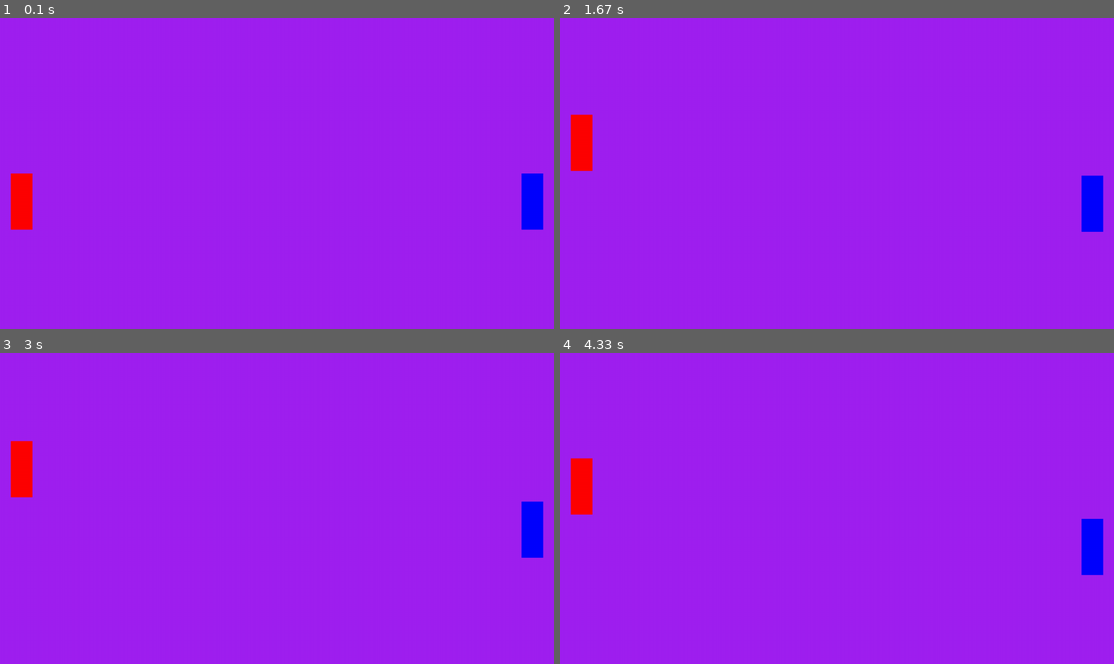
Above: before the commit, frames 1-4 (two rows, left to right).
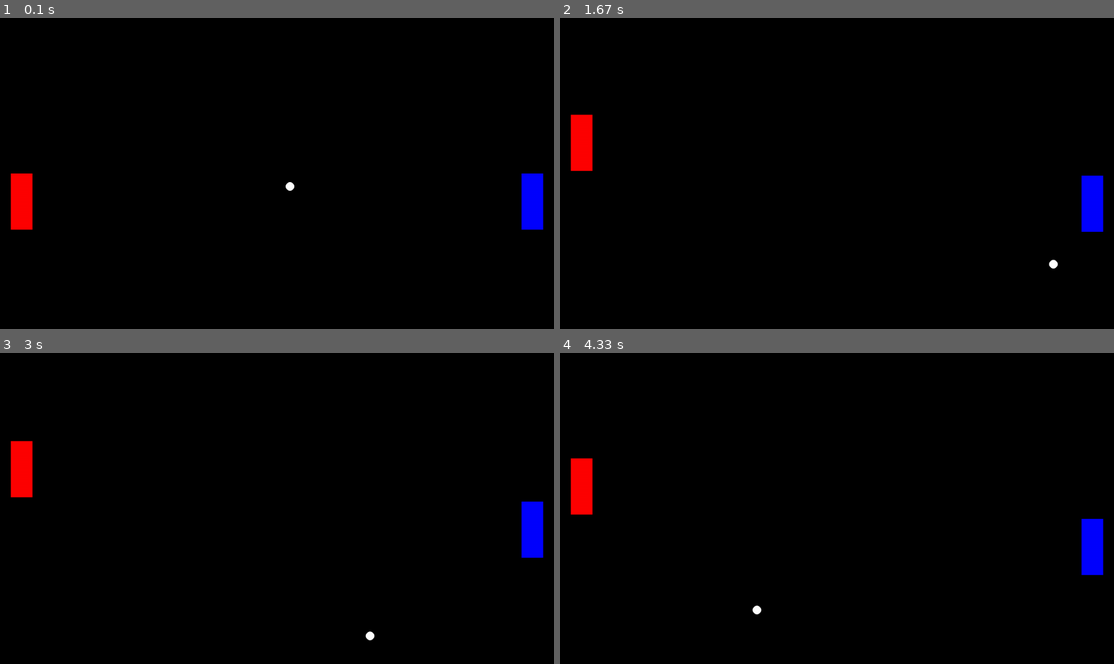
Above: after the commit, the same moments.

Repository: lambo-n/thecoderschool-pygames
Game: pygame game, started from pong.py
Two runs of this game, one before a commit and one after it. Both use one fixed random seed, a clock stepped at 60 frames per second and the inputs below.
Inputs:
- Up to frame 1 (0.1 s): no input
- Up to frame 2 (1.67 s): hold W 0.33-0.8 s; hold S 0.83-1.13 s; hold Down 0.83-1.13 s; hold W 1.17-1.53 s; hold Up 1.17-1.53 s; hold S from 1.57 s (still down); hold Down from 1.57 s (still down)
- Up to frame 3 (3 s): release S at 1.93 s; release Down at 1.93 s; hold W 1.97-2.27 s; hold Up 1.97-2.27 s; hold S 2.3-2.6 s; hold Down 2.3-2.6 s; hold W from 2.63 s (still down); hold Up from 2.63 s (still down)
- Up to frame 4 (4.33 s): release W at 3 s; release Up at 3 s; hold S 3.03-3.4 s; hold Down 3.03-3.4 s; hold W 3.43-3.73 s; hold Up 3.43-3.73 s; hold S 3.77-4.07 s; hold Down 3.77-4.07 s; hold W from 4.1 s (still down); hold Up from 4.1 s (still down)

The runs differ from the first frame. In frame 1, 99% of the frame differs, in the area x 0-100%, y 0-100%; in frame 2, 99%; in frame 3, 99%; in frame 4, 99%.

Commit message:
david 2/20

Diff:
--- /dev/null
+++ b/catcher.py
@@ -0,0 +1,151 @@
+# Example file showing a circle moving on screen
+from random import randint
+import pygame
+
+# pygame setup
+pygame.init()
+screen = pygame.display.set_mode((1280, 720))
+clock = pygame.time.Clock()
+running = True
+dt = 0
+
+player_pos = pygame.Vector2(screen.get_width() / 2, screen.get_height() - 200)
+
+playerImage = pygame.image.load("assets/digdug.png").convert_alpha()
+playerImage = pygame.transform.scale(playerImage, (100, 100))
+
+soda_pos = pygame.Vector2(screen.get_width() / 2, -50)
+sodaImage = pygame.image.load("assets/bomb.png").convert_alpha()
+sodaImage = pygame.transform.scale(sodaImage, (50, 50))
+
+points = 0
+
+font = pygame.font.SysFont(None, 40)
+
+while running:
+    # poll for events
+    # pygame.QUIT event means the user clicked X to close your window
+    for event in pygame.event.get():
+        if event.type == pygame.QUIT:
+            running = False
+
+    # fill the screen with a color to wipe away anything from last frame
+    screen.fill("blue")
+
+    playerRect = playerImage.get_rect(center=player_pos)
+    screen.blit(playerImage, playerRect)
+
+    sodaRect = sodaImage.get_rect(center=soda_pos)
+    screen.blit(sodaImage, sodaRect)
+
+    soda_pos.y += 10
+
+    if playerRect.colliderect(sodaRect):
+        soda_pos.y = -50
+        soda_pos.x = randint(0, screen.get_width())
+        points += 1
+
+    pointText = font.render(str(points), True, (255, 255, 255))
+    screen.blit(pointText, (50, 50))
+
+    if soda_pos.y > screen.get_height():
+        soda_pos.y = -50
+        soda_pos.x = randint(0, screen.get_width())
+
+
+    keys = pygame.key.get_pressed()
+
+    if keys[pygame.K_a]:
+        player_pos.x -= 300 * dt
+    if keys[pygame.K_d]:
+        player_pos.x += 300 * dt
+
+    # flip() the display to put your work on screen
+    pygame.display.flip()
+
+    # limits FPS to 60
+    # dt is delta time in seconds since last frame, used for framerate-
+    # independent physics.
+    dt = clock.tick(60) / 1000
+
+pygame.quit()
+
+
+
+# # from processing import*
+# from random import*
+
+# def setup():
+#  size(500,500)
+
+#  global appleY
+#  appleY = 0
+
+#  global appleX
+#  appleX = 190
+
+#  global playerX, score
+#  playerX = 190
+#  score = 0
+
+
+
+#  global cippertsprite
+#  cippertsprite = loadImage("cippertsprite.png")
+
+#  global applesprite
+#  applesprite = loadImage("fuzzsprite.png")
+
+# def draw ():
+#   background (0,0,225)
+
+
+#   global appleY, appleX, playerX
+
+#   global cippertsprite
+#   image(cippertsprite,playerX,400,50,50)
+
+#   global applesprite
+#   image(applesprite,appleX,appleY,50,50)
+#   print(appleY)
+#   appleY = appleY + 5
+#   #appleY = 5
+
+#   if appleY > 500:
+#     appleY = 0
+#     appleX = randint (0,300)
+
+#   display()
+#   collision()
+
+
+#   if keyPressed:
+#     if key =="a":
+#      playerX -= 8
+#     if key == "d":
+#      playerX += 8
+
+# def display():
+#   global score
+
+
+
+
+#   fill(255,255,255)
+#   textSize(20)
+#   displayText = "Score: " + str(score)
+#   text(displayText,12,20)
+
+# def collision():
+#  global playerX, appleX, appleY, score
+#  playerY = 400
+
+#  if playerX -10 <= appleX <= playerX + 60 and playerY <= appleY <= playerY + 50:
+#    print("chaught")
+#    score += 1
+#    appleY = 0
+#    appleX = randint (0,300)
+
+
+
+# run()
--- /dev/null
+++ b/pewpewSimulator.py
@@ -0,0 +1,46 @@
+# Example file showing a circle moving on screen
+import pygame
+
+# pygame setup
+pygame.init()
+screen = pygame.display.set_mode((1280, 720))
+clock = pygame.time.Clock()
+running = True
+dt = 0
+
+player_pos = pygame.Vector2(screen.get_width() / 2, screen.get_height() / 2)
+
+blasterBoyImage = pygame.image.load("assets/blasterboy.png").convert_alpha()
+
+while running:
+    # poll for events
+    # pygame.QUIT event means the user clicked X to close your window
+    for event in pygame.event.get():
+        if event.type == pygame.QUIT:
+            running = False
+
+    # fill the screen with a color to wipe away anything from last frame
+    screen.fill("purple")
+
+    blasterBoyRect = blasterBoyImage.get_rect(center=player_pos)
+    screen.blit(blasterBoyImage, blasterBoyRect)
+
+    keys = pygame.key.get_pressed()
+    if keys[pygame.K_w]:
+        player_pos.y -= 300 * dt
+    if keys[pygame.K_s]:
+        player_pos.y += 300 * dt
+    if keys[pygame.K_a]:
+        player_pos.x -= 300 * dt
+    if keys[pygame.K_d]:
+        player_pos.x += 300 * dt
+
+    # flip() the display to put your work on screen
+    pygame.display.flip()
+
+    # limits FPS to 60
+    # dt is delta time in seconds since last frame, used for framerate-
+    # independent physics.
+    dt = clock.tick(60) / 1000
+
+pygame.quit()
--- a/pong.py
+++ b/pong.py
@@ -10,6 +10,10 @@
 
 player1_pos = pygame.Vector2(25, screen.get_height() / 2)
 player2_pos = pygame.Vector2(screen.get_width() - 75, screen.get_height() / 2)
+ball_pos = pygame.Vector2(screen.get_width() / 2, screen.get_height() / 2)
+ballSpeedX = 5
+ballSpeedY = 5
+
 
 while running:
     # poll for events
@@ -19,10 +23,37 @@
             running = False
 
     # fill the screen with a color to wipe away anything from last frame
-    screen.fill("purple")
+    screen.fill("black")
 
-    pygame.draw.rect(screen, "red", (player1_pos.x, player1_pos.y, 50, 130))
-    pygame.draw.rect(screen, "blue", (player2_pos.x, player2_pos.y, 50, 130))
+    player1 = pygame.Rect(player1_pos.x, player1_pos.y, 50, 130)
+    player2 = pygame.Rect(player2_pos.x, player2_pos.y, 50, 130)
+
+    # move ball
+    ball_pos += pygame.Vector2(ballSpeedX, ballSpeedY)
+    ball = pygame.Rect(ball_pos.x - 10, ball_pos.y - 10, 20, 20)
+
+    # wall bounce
+    if ball.top < 0 or ball.bottom > screen.get_height():
+        ballSpeedY *= -1
+
+    # paddle collisions
+    if ball.colliderect(player1):
+        ballSpeedX = abs(ballSpeedX)
+        ball_pos.x = player1_pos.x + 50 + 10
+        offset = (ball_pos.y - (player1_pos.y + 65)) / 65
+        ballSpeedY = offset * 7
+
+    if ball.colliderect(player2):
+        ballSpeedX = -abs(ballSpeedX)
+        ball_pos.x = player2_pos.x - 10
+        offset = (ball_pos.y - (player2_pos.y + 65)) / 65
+        ballSpeedY = offset * 7
+
+    # draw
+    pygame.draw.rect(screen, "red", player1)
+    pygame.draw.rect(screen, "blue", player2)
+    pygame.draw.circle(screen, "white", ball_pos, 10)
+
 
     keys = pygame.key.get_pressed()
     if keys[pygame.K_UP]:
